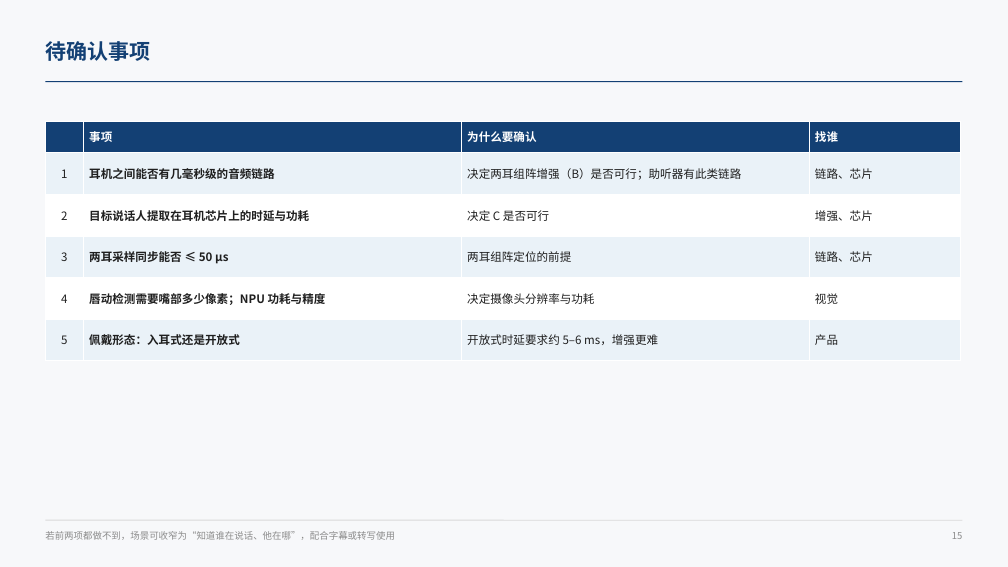
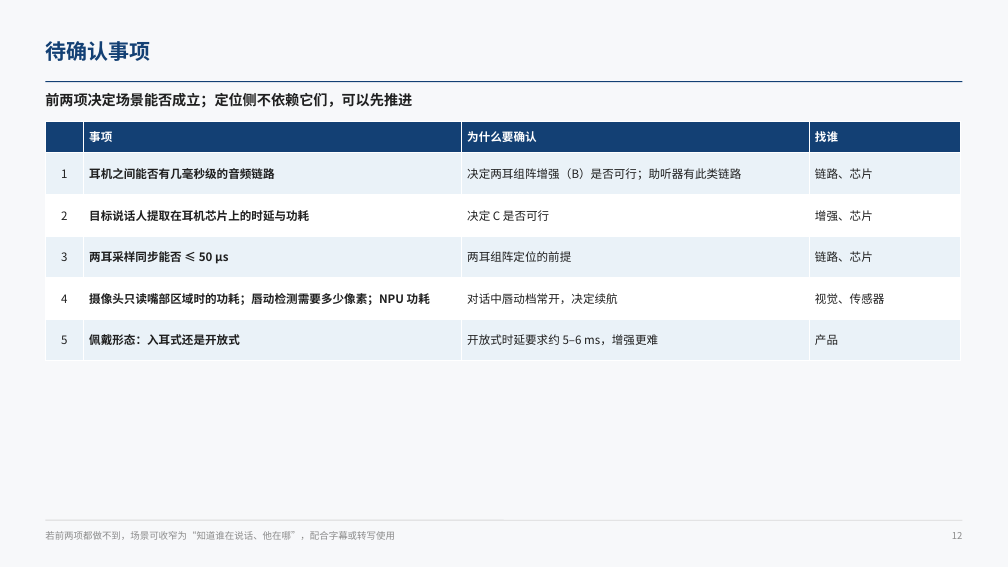
Before and after one commit to ZeroFoxxi/ssl-scene1, a slide deck: slide 12 of 02_耳机声源定位/耳机摄像头听觉辅助_整体设计方案.pptx (slide 15 before the commit). Drawn at 1008x567 pixels with LibreOffice and Linux fonts; fonts in the diff are those of the drawing. Boxes give left, top, right and bottom in pixels: in the first picture for what was removed or moved away, otherwise in the second. Text is boxed around its words. In the diff, an @@ line names an element or a change of style, - is before the commit and + after.

```diff
--- a/02_耳机声源定位/耳机摄像头听觉辅助_整体设计方案.pptx
+++ b/02_耳机声源定位/耳机摄像头听觉辅助_整体设计方案.pptx
@@ text added at [45,93,412,108], 13.5 pt, text #1F1F1F, bold @@
+前两项决定场景能否成立；定位侧不依赖它们，可以先推进
@@ table at [45,121,960,349] @@
-row 5: 4 | 唇动检测需要嘴部多少像素；NPU 功耗与精度 | 决定摄像头分辨率与功耗 | 视觉
+row 5: 4 | 摄像头只读嘴部区域时的功耗；唇动检测需要多少像素；NPU 功耗 | 对话中唇动档常开，决定续航 | 视觉、传感器
```
Also in this commit, not shown: 16 other slides changed, 3 slides added, 2 slides removed, 8 other files.
